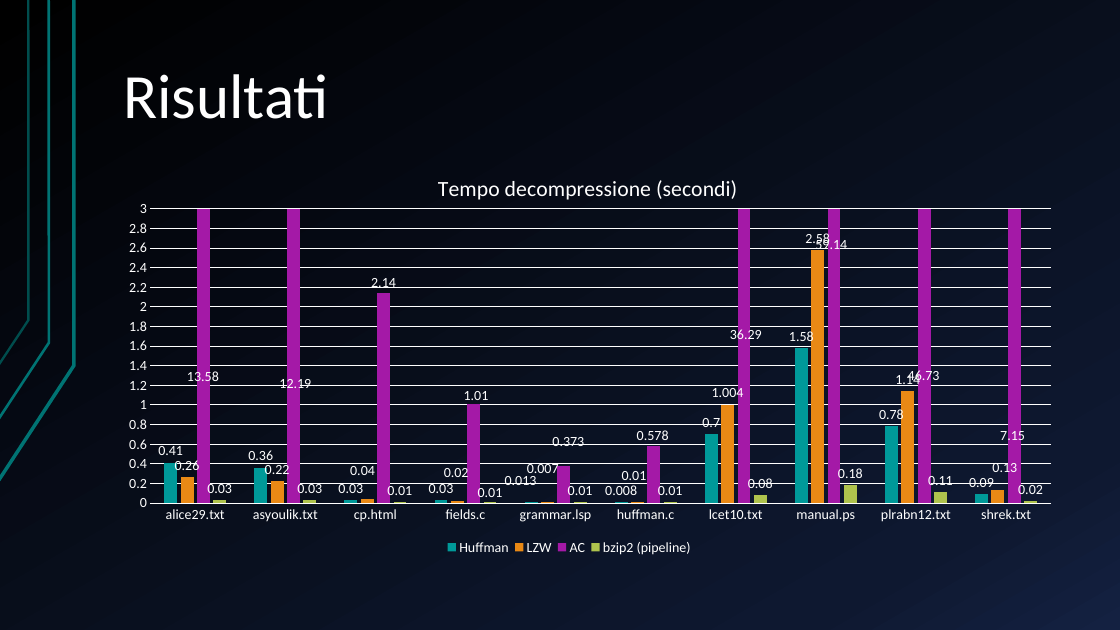
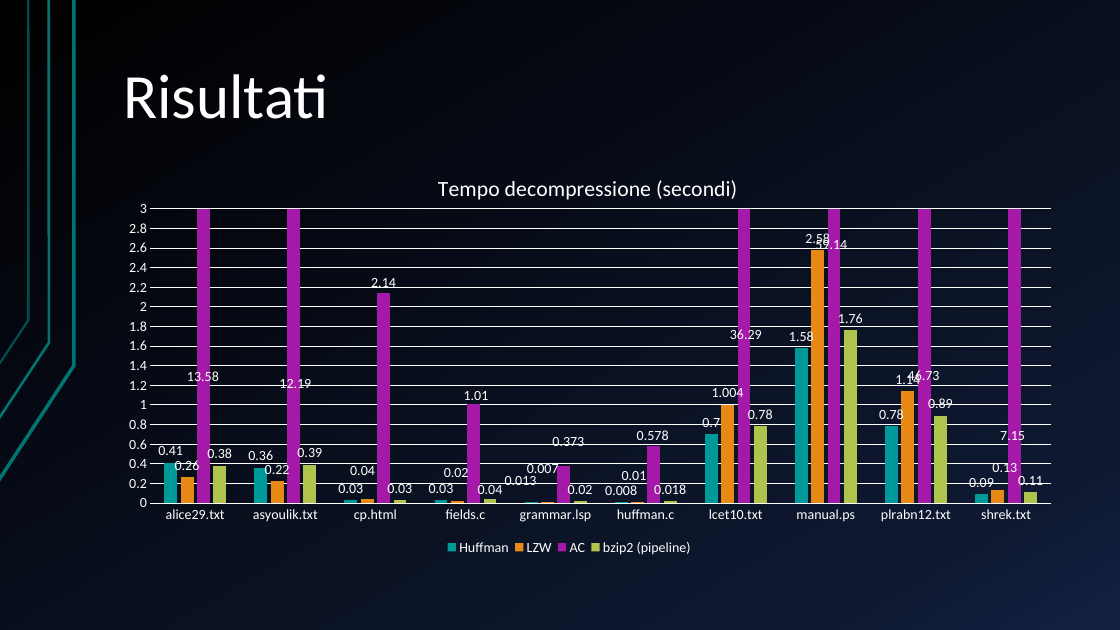
Before and after one commit to vincenzo-emanuele/Progetto-Compressione-Dati, a slide deck: slide 21 of Presentazione Finale.pptx. Drawn at 1120x630 pixels with LibreOffice and Linux fonts; fonts in the diff are those of the drawing. Boxes give left, top, right and bottom in pixels: in the first picture for what was removed or moved away, otherwise in the second. Text is boxed around its words. In the diff, an @@ line names an element or a change of style, - is before the commit and + after.

```diff
--- a/Presentazione Finale.pptx
+++ b/Presentazione Finale.pptx
@@ column chart at (x1=112, y1=156, x2=1064, y2=566) @@
-bzip2 (pipeline): 0.03, 0.03, 0.01, 0.01, 0.01, 0.01, 0.08, 0.18, 0.11, 0.02
+bzip2 (pipeline): 0.38, 0.39, 0.03, 0.04, 0.02, 0.018, 0.78, 1.76, 0.89, 0.11
```
Also in this commit, not shown: 1 other slide changed.
